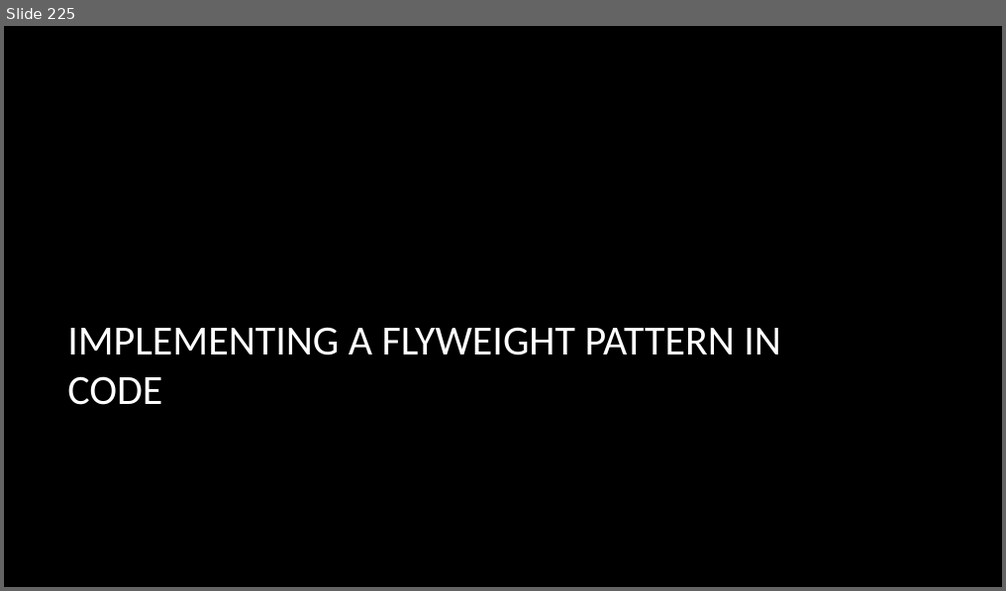
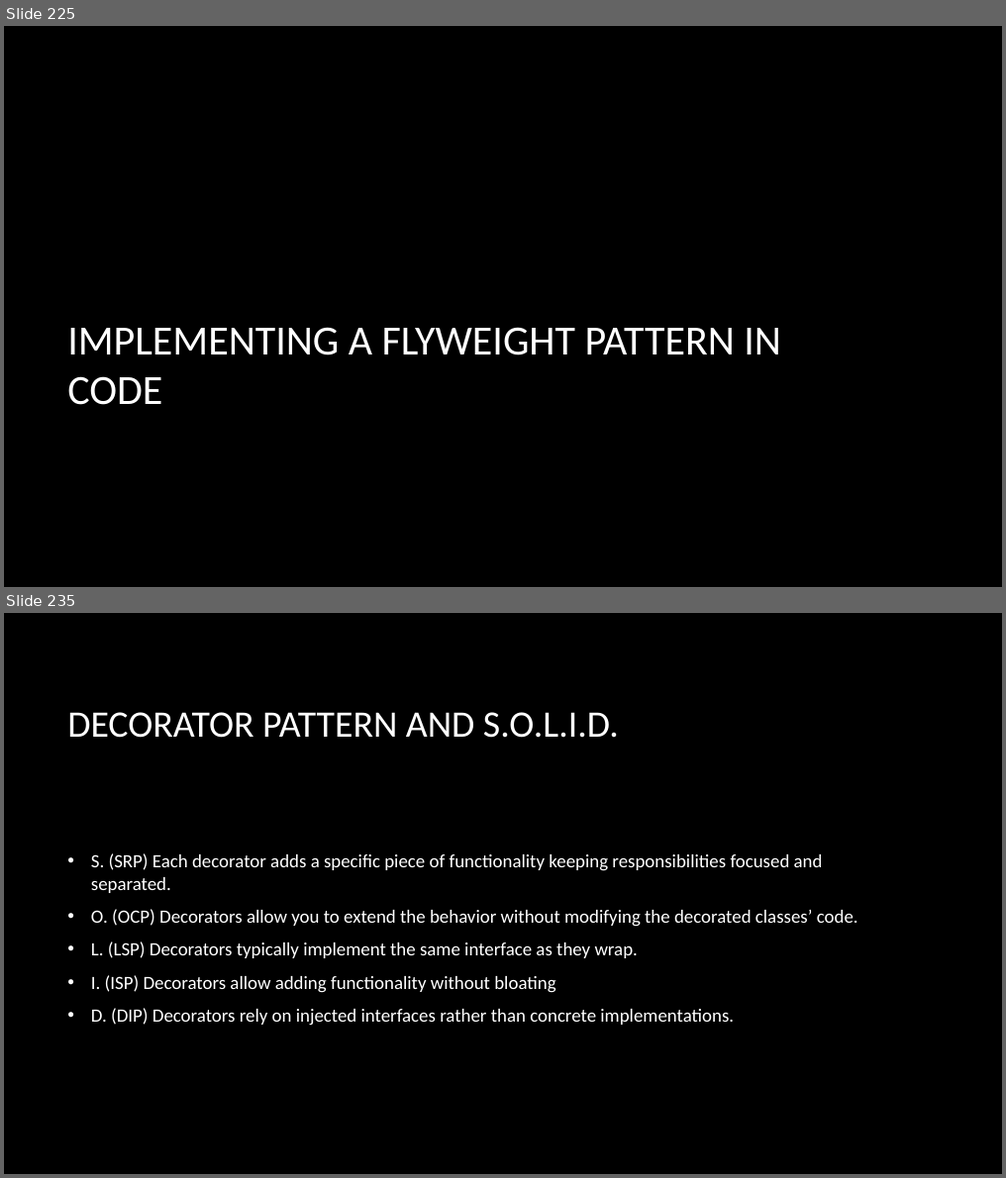
Before and after one commit to dundane/CSC360Demos, a slide deck: CSC360Demo/Design Patterns Slide Show.pptx. Shown one above the other, each under a label of ours: slide 225 before the commit, slides 225 and 235 after it; the slides between them are not shown. The pictures are 1006x591 and 1006x1178 pixels, drawn with LibreOffice and Linux fonts; fonts in the diff are those of the drawing; background and template pictures are left out. Boxes give left, top, right and bottom in pixels: in the first picture for what was removed or moved away, otherwise in the second. Text is boxed around its words. In the diff, an @@ line names an element or a change of style, - is before the commit and + after.

Commit message:
Added Command Pattern

```diff
--- a/CSC360Demo/Design Patterns Slide Show.pptx
+++ b/CSC360Demo/Design Patterns Slide Show.pptx
@@ slide 235 added at [4, 613, 1002, 1174], background picture (left out) @@
@@ title added at [67, 712, 619, 738], 36 pt, text #FFFFFF @@
+DECORATOR PATTERN AND S.O.L.I.D.
@@ text added at [91, 854, 858, 1026], 18 pt, text #FFFFFF @@
+• S. (SRP) Each decorator adds a specific piece of functionality keeping responsibilities focused and separated.
+• O. (OCP) Decorators allow you to extend the behavior without modifying the decorated classes’ code.
+• L. (LSP) Decorators typically implement the same interface as they wrap.
+• I. (ISP) Decorators allow adding functionality without bloating
+• D. (DIP) Decorators rely on injected interfaces rather than concrete implementations.
```
Also in this commit, not shown: 10 slides changed, 44 other slides added, 19 other files.
